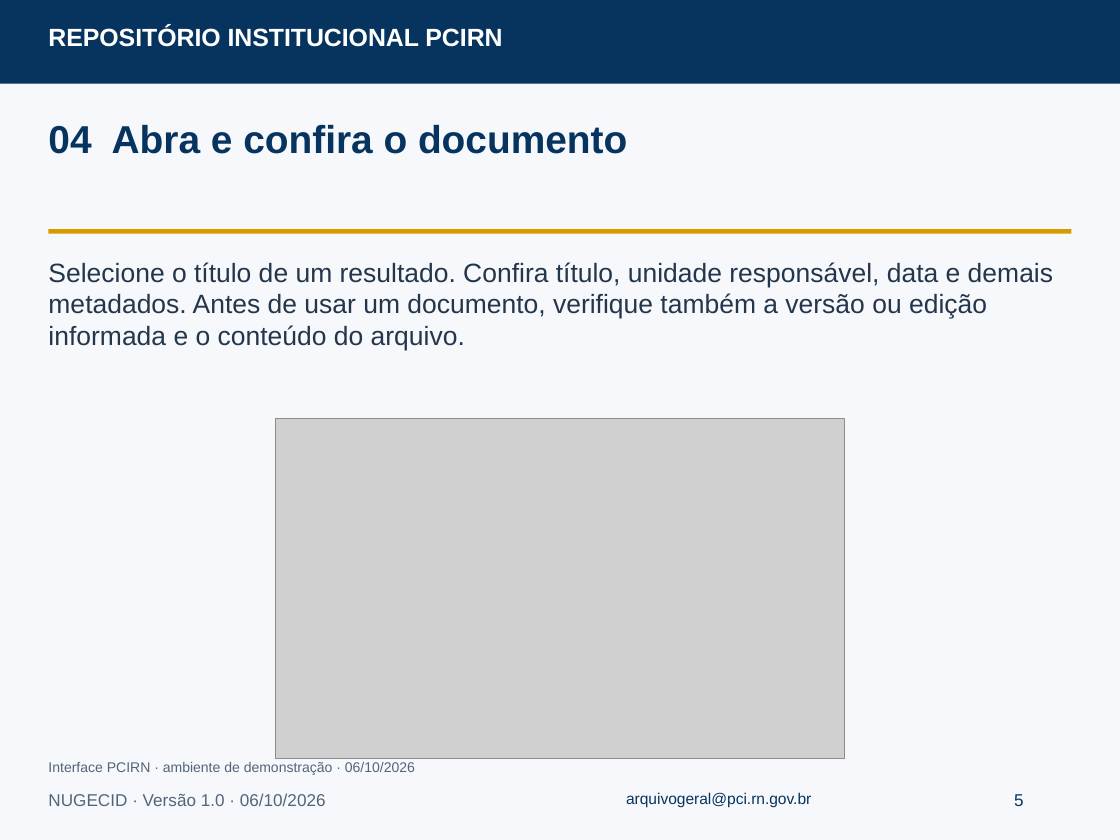
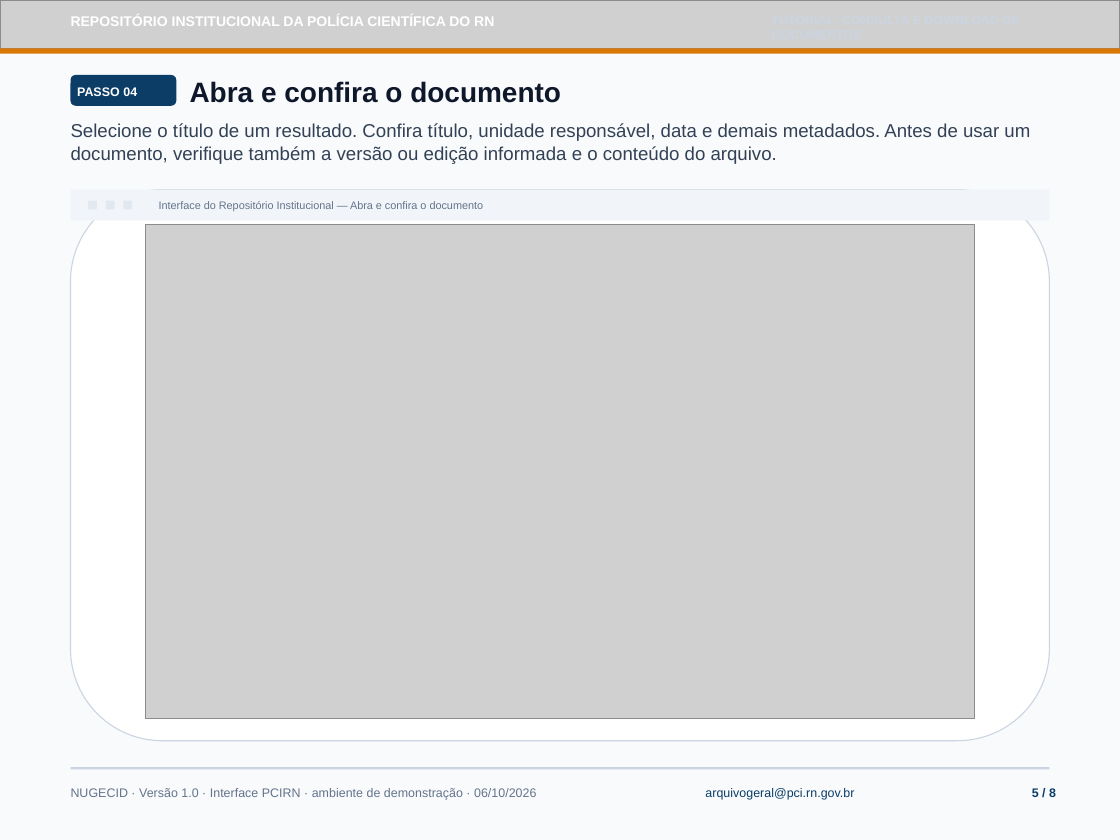
Before and after one commit to kevintestegit/dspace-pcirn, a slide deck: slide 5 of docs/tutoriais/consulta-download.odp. Drawn at 1120x840 pixels with LibreOffice and Linux fonts; fonts in the diff are those of the drawing; grey boxes stand for pictures. Boxes give left, top, right and bottom in pixels: in the first picture for what was removed or moved away, otherwise in the second. Text is boxed around its words. In the diff, an @@ line names an element or a change of style, - is before the commit and + after.

Commit message:
feat(tutoriais): redesign tutorial presentations with official PCIRN visual kit
- Apply official PCIRN visual identity (textured header, coat of arms, gold micro-strip)
- Redesign cover slides, step indicator badges, and 3-stage governance flow
- Replace partial home crop with full homepage capture and search highlight
- Add adaptive viewport framing with operational guidance cards for narrow captures
- Regenerate all 5 tutorial ODP sources and tagged PDF documents
- Bump dspace-angular submodule with updated catalog and exported PDFs

```diff
--- a/docs/tutoriais/consulta-download.odp
+++ b/docs/tutoriais/consulta-download.odp
@@ rectangle at (0,0,1120,840): fill #F6F8FB to #F8FAFC @@
@@ picture added at (0,0,1120,48) @@
@@ text removed at (48,26,502,47) @@
-REPOSITÓRIO INSTITUCIONAL PCIRN
@@ text added at (71,17,494,26), 9 pt, text #FFFFFF, bold @@
+REPOSITÓRIO INSTITUCIONAL DA POLÍCIA CIENTÍFICA DO RN
@@ rectangle: place and size @@
-rectangle at (0,0,1120,84)
+rectangle at (0,48,1120,54)
@@ rectangle at (0,48,1120,54): fill #07345F to #D97706 @@
@@ rounded rectangle added at (71,75,176,106), fill #0C3D67 @@
@@ text added at (77,87,137,96), 8 pt, text #FFFFFF, bold @@
+PASSO 04
@@ text at (190,81,561,103): text changed; size 25 to 18 pt; text colour #07345F to #0F172A @@
-04 Abra e confira o documento
+Abra e confira o documento
@@ text "Selecione o título de um ...": place and size @@
-text "Selecione o título de um ..." at (48,262,1053,351)
+text "Selecione o título de um ..." at (71,123,1030,164)
@@ text "Selecione o título de um ..." at (71,123,1030,164): size 17 to 12 pt, text colour #24364B to #334155 @@
@@ rectangle: place and size @@
-rectangle at (48,230,1071,234)
+rectangle at (71,189,1049,221)
@@ rectangle at (71,189,1049,221): fill #D79B00 to #F1F5F9 @@
@@ rounded rectangle added at (71,189,1049,740), fill #FFFFFF, outline #CBD5E1 0.71 pt @@
@@ rounded rectangle added at (88,200,97,209), fill #E2E8F0 @@
@@ rounded rectangle added at (105,200,114,209), fill #E2E8F0 @@
@@ rounded rectangle added at (123,200,132,209), fill #E2E8F0 @@
@@ text added at (159,201,484,211), 7 pt, text #64748B @@
+Interface do Repositório Institucional — Abra e confira o documento
@@ picture: place and size @@
-picture at (276,419,846,758)
+picture at (146,225,974,719)
@@ text removed at (48,762,415,775) @@
-Interface PCIRN · ambiente de demonstração · 06/10/2026
@@ rectangle added at (71,767,1049,769), fill #CBD5E1 @@
@@ text at (71,788,536,800): text changed; size 11 to 8 pt; text colour #52657B to #64748B @@
-NUGECID · Versão 1.0 · 06/10/2026
+NUGECID · Versão 1.0 · Interface PCIRN · ambiente de demonstração · 06/10/2026
@@ text "arquivogeral@pci.rn.gov.br": place and size @@
-text "arquivogeral@pci.rn.gov.br" at (626,792,811,808)
+text "arquivogeral@pci.rn.gov.br" at (705,788,854,800)
@@ text "arquivogeral@pci.rn.gov.br" at (705,788,854,800): size 10 to 8 pt, text colour #07345F to #0C3D67 @@
@@ text at (1032,787,1056,800): text changed; size 11 to 8 pt; text colour #07345F to #0C3D67; bold on @@
-5
+5 / 8
```
Also in this commit, not shown: 7 other slides changed, 12 other files.
